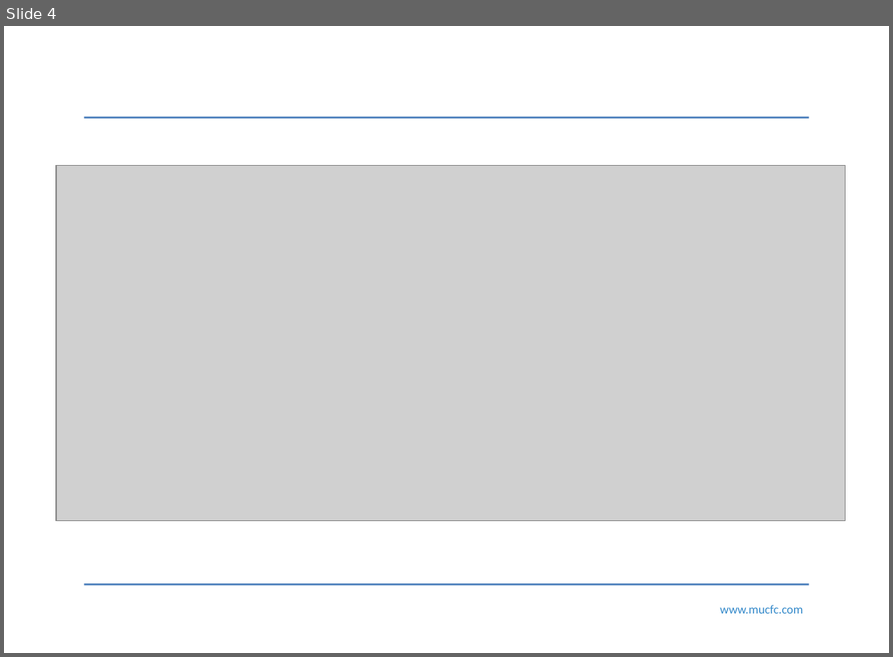
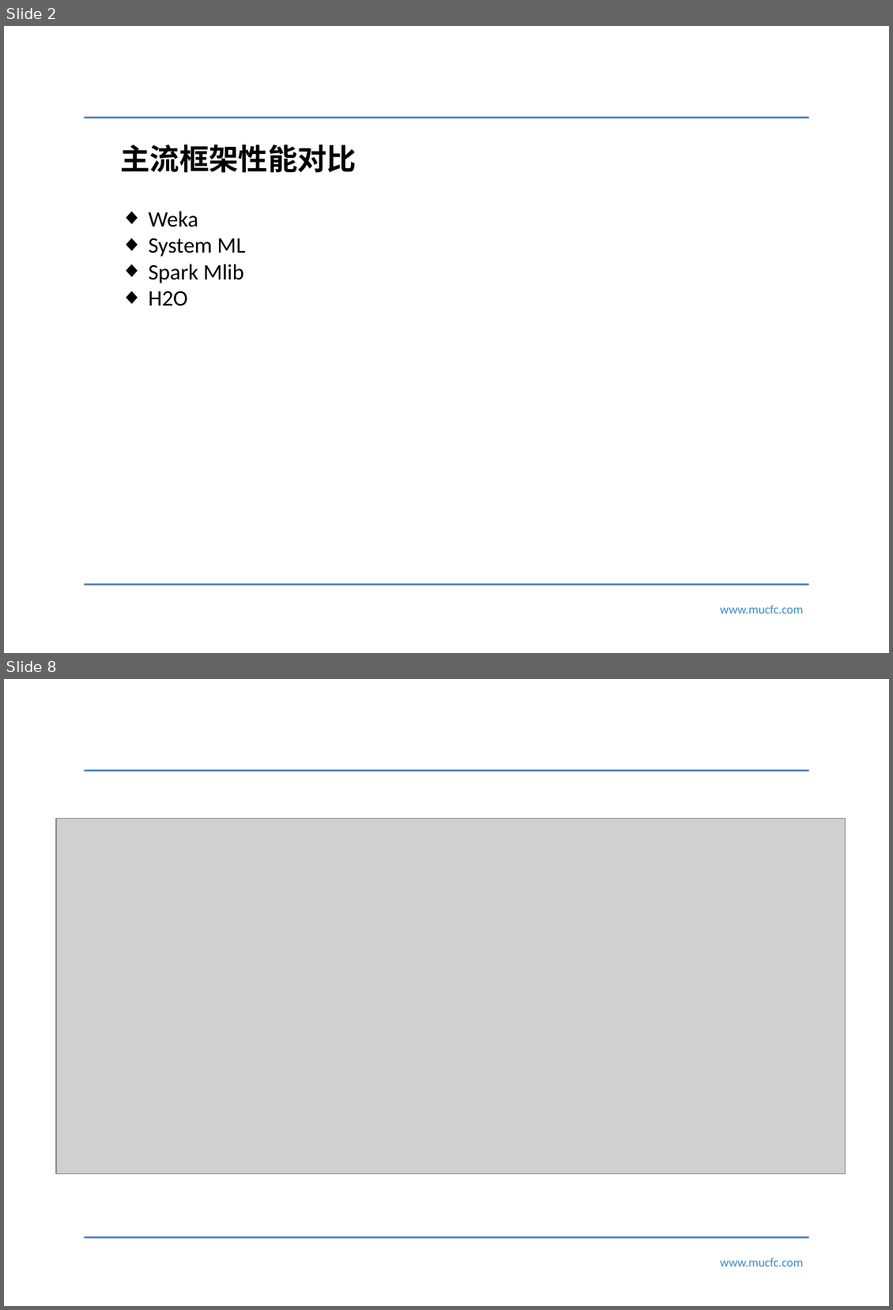
Before and after one commit to narutolzj/myMachineLearningNotes, a slide deck: 李梓钧.pptx. Shown one above the other, each under a label of ours: slide 4 before the commit, slides 2 and 8 after it; the slides between them are not shown. The pictures are 893x657 and 893x1310 pixels, drawn with LibreOffice and Linux fonts; fonts in the diff are those of the drawing; grey boxes stand for pictures; background and template pictures are left out. Boxes give left, top, right and bottom in pixels: in the first picture for what was removed or moved away, otherwise in the second. Text is boxed around its words. In the diff, an @@ line names an element or a change of style, - is before the commit and + after.

```diff
--- a/李梓钧.pptx
+++ b/李梓钧.pptx
@@ slide 2 added at [4, 26, 889, 653], background #FFFFFF; not listed: 3 template elements that a slide beside it also shows @@
@@ text added at [121, 144, 357, 173], 24 pt, text #000000, bold @@
+主流框架性能对比
@@ text added at [149, 211, 246, 306], 18 pt, text #000000 @@
+◆ Weka
+◆ System ML
+◆ Spark Mlib
+◆ H2O
@@ what was slide 4 is now slide 8 @@
```
Also in this commit, not shown: 1 slide changed, 5 other slides added, 2 slides removed, 4 other files.
